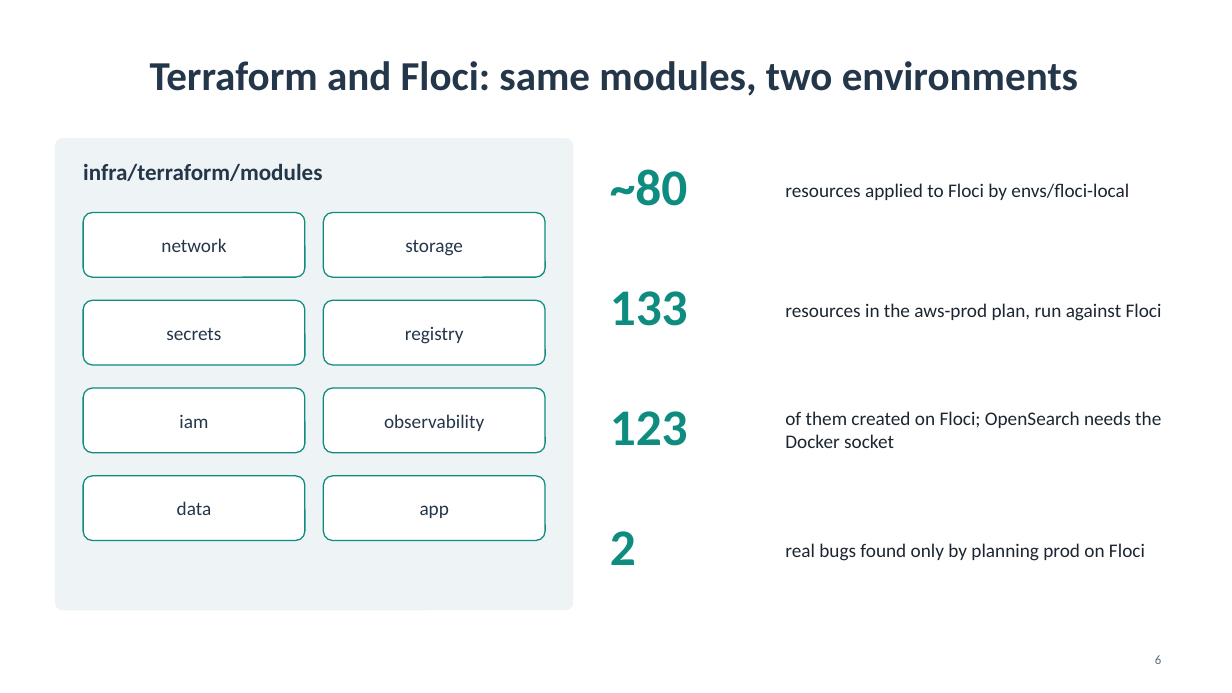
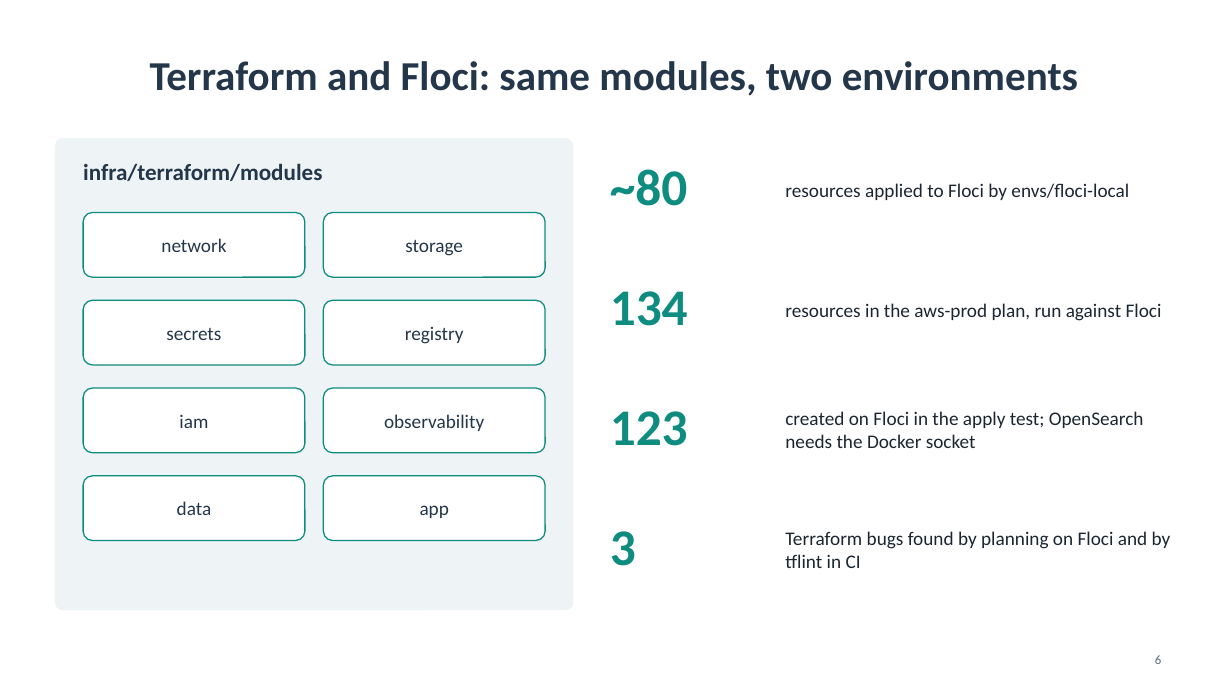
Before and after one commit to pandeyysatyam/virto-task, a slide deck: slide 6 of presentation/virto-commerce-devops.pptx. Drawn at 1232x693 pixels with LibreOffice and Linux fonts; fonts in the diff are those of the drawing. Boxes give left, top, right and bottom in pixels: in the first picture for what was removed or moved away, otherwise in the second. Text is boxed around its words. In the diff, an @@ line names an element or a change of style, - is before the commit and + after.

Commit message:
Fix CI: pin trivy-action by commit, tflint findings, ALB host rule for the shop
- trivy-action tag 0.28.0 does not exist, pin v0.36.0 by commit SHA
- shop_domain was unused: shop host now has its own listener rule, unknown hosts get 404
- override file excluded from terraform_required_version
- plan-prod-on-floci.sh prints the Plan line, docs and slides updated (134 resources)

```diff
--- a/presentation/virto-commerce-devops.pptx
+++ b/presentation/virto-commerce-devops.pptx
@@ text at bbox=[610, 291, 688, 326]: text changed @@
-133
+134
@@ text at bbox=[785, 411, 1144, 448]: text changed @@
-of them created on Floci; OpenSearch needs the Docker socket
+created on Floci in the apply test; OpenSearch needs the Docker socket
@@ text at bbox=[610, 531, 636, 566]: text changed @@
-2
+3
@@ text at bbox=[785, 531, 1171, 568]: text changed @@
-real bugs found only by planning prod on Floci
+Terraform bugs found by planning on Floci and by tflint in CI
```
Also in this commit, not shown: 1 other slide changed, 11 other files.
